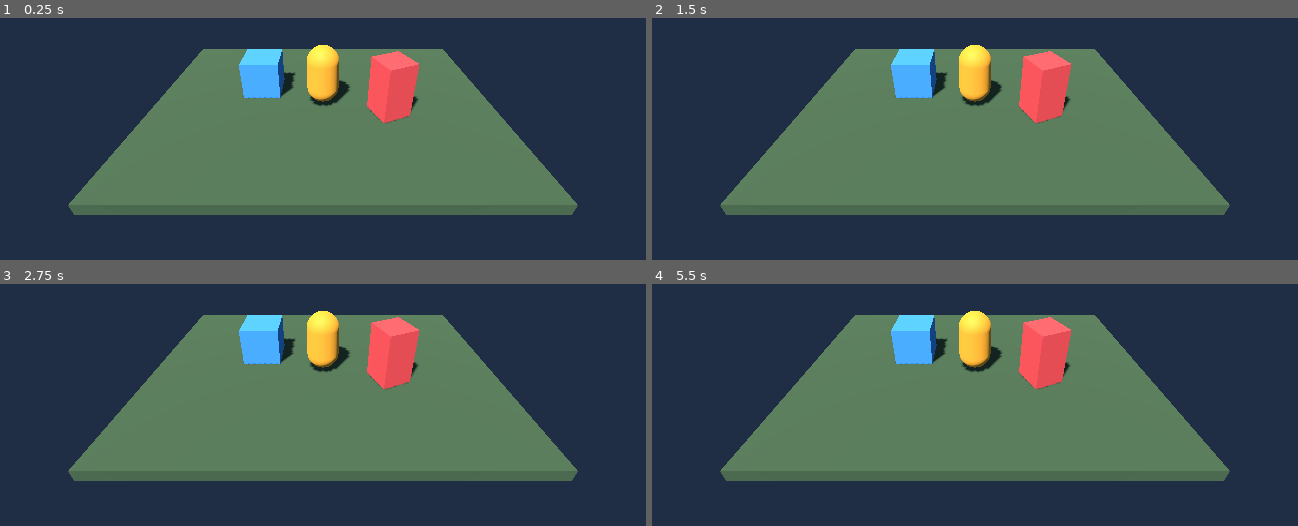
Above: before the commit, frames 1-4 (two rows, left to right).
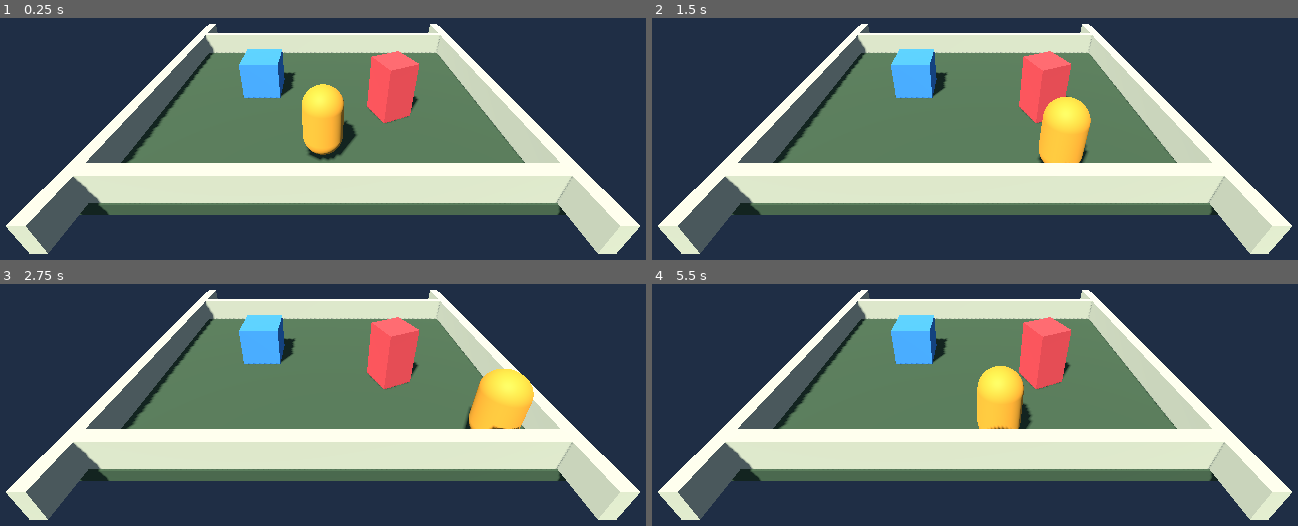
Above: after the commit, the same moments.

Repository: SHKK120/RPGpro
Game: Godot game, scene res://scenes/prototype/p1_movement.tscn
Two runs of this game, one before a commit and one after it. Both use one fixed random seed, a clock stepped at 60 frames per second and the inputs below. Before the commit the project starts from res://scenes/prototype/p0_bootstrap.tscn.
Inputs:
- Up to frame 1 (0.25 s): no input
- Up to frame 2 (1.5 s): tap Enter at 0.5 s; hold D (move_right, bound only after the commit) 0.53-1.28 s; hold S (move_back, bound only after the commit) from 1.28 s (still down)
- Up to frame 3 (2.75 s): tap Space at 2 s; release S (move_back, bound only after the commit) at 2.03 s; hold D (move_right, bound only after the commit) from 2.03 s (still down)
- Up to frame 4 (5.5 s): release D (move_right, bound only after the commit) at 2.78 s; hold W (move_forward, bound only after the commit) 2.78-3.53 s; hold A (move_left, bound only after the commit) 3.53-5.03 s; hold S (move_back, bound only after the commit) from 5.03 s (still down)

The runs differ from the first frame. In frame 1, 30% of the frame differs, in the area x 0-100%, y 2-98%; in frame 2, 30%; in frame 3, 29%; in frame 4, 30%.

Commit message:
feat: checkpoint P1-1 basic movement

Diff:
--- a/project.godot
+++ b/project.godot
@@ -11,7 +11,7 @@
 [application]
 
 config/name="RPGpro P0"
-run/main_scene="res://scenes/prototype/p0_bootstrap.tscn"
+run/main_scene="res://scenes/prototype/p1_movement.tscn"
 config/features=PackedStringArray("4.7", "GL Compatibility")
 
 [display]
@@ -19,6 +19,29 @@
 window/size/viewport_width=1280
 window/size/viewport_height=720
 
+[input]
+
+move_left={
+"deadzone": 0.5,
+"events": [Object(InputEventKey,"resource_local_to_scene":false,"resource_name":"","device":-1,"window_id":0,"alt_pressed":false,"shift_pressed":false,"ctrl_pressed":false,"meta_pressed":false,"pressed":false,"keycode":0,"physical_keycode":65,"key_label":0,"unicode":97,"location":0,"echo":false,"script":null)
+]
+}
+move_right={
+"deadzone": 0.5,
+"events": [Object(InputEventKey,"resource_local_to_scene":false,"resource_name":"","device":-1,"window_id":0,"alt_pressed":false,"shift_pressed":false,"ctrl_pressed":false,"meta_pressed":false,"pressed":false,"keycode":0,"physical_keycode":68,"key_label":0,"unicode":100,"location":0,"echo":false,"script":null)
+]
+}
+move_forward={
+"deadzone": 0.5,
+"events": [Object(InputEventKey,"resource_local_to_scene":false,"resource_name":"","device":-1,"window_id":0,"alt_pressed":false,"shift_pressed":false,"ctrl_pressed":false,"meta_pressed":false,"pressed":false,"keycode":0,"physical_keycode":87,"key_label":0,"unicode":119,"location":0,"echo":false,"script":null)
+]
+}
+move_back={
+"deadzone": 0.5,
+"events": [Object(InputEventKey,"resource_local_to_scene":false,"resource_name":"","device":-1,"window_id":0,"alt_pressed":false,"shift_pressed":false,"ctrl_pressed":false,"meta_pressed":false,"pressed":false,"keycode":0,"physical_keycode":83,"key_label":0,"unicode":115,"location":0,"echo":false,"script":null)
+]
+}
+
 [rendering]
 
 renderer/rendering_method="gl_compatibility"
--- /dev/null
+++ b/scenes/prototype/p1_movement.tscn
@@ -0,0 +1,161 @@
+[gd_scene load_steps=18 format=3]
+
+[ext_resource type="Script" path="res://scripts/prototype/p1_player.gd" id="1_player"]
+
+[sub_resource type="Environment" id="Environment_p1"]
+background_mode = 1
+background_color = Color(0.12, 0.18, 0.27, 1)
+ambient_light_source = 3
+ambient_light_color = Color(0.55, 0.62, 0.72, 1)
+ambient_light_energy = 0.55
+
+[sub_resource type="StandardMaterial3D" id="Material_floor"]
+albedo_color = Color(0.24, 0.34, 0.26, 1)
+roughness = 0.92
+
+[sub_resource type="StandardMaterial3D" id="Material_player"]
+albedo_color = Color(0.91, 0.64, 0.22, 1)
+roughness = 0.65
+
+[sub_resource type="StandardMaterial3D" id="Material_box_a"]
+albedo_color = Color(0.25, 0.57, 0.91, 1)
+roughness = 0.7
+
+[sub_resource type="StandardMaterial3D" id="Material_box_b"]
+albedo_color = Color(0.82, 0.29, 0.32, 1)
+roughness = 0.7
+
+[sub_resource type="StandardMaterial3D" id="Material_boundary"]
+albedo_color = Color(0.72, 0.75, 0.67, 1)
+roughness = 0.85
+
+[sub_resource type="BoxMesh" id="Mesh_floor"]
+material = SubResource("Material_floor")
+size = Vector3(16, 0.5, 12)
+
+[sub_resource type="CapsuleMesh" id="Mesh_player"]
+material = SubResource("Material_player")
+radius = 0.75
+height = 2.8
+
+[sub_resource type="BoxMesh" id="Mesh_box_a"]
+material = SubResource("Material_box_a")
+size = Vector3(1.8, 1.8, 1.8)
+
+[sub_resource type="BoxMesh" id="Mesh_box_b"]
+material = SubResource("Material_box_b")
+size = Vector3(1.4, 2.6, 1.4)
+
+[sub_resource type="BoxMesh" id="Mesh_boundary"]
+material = SubResource("Material_boundary")
+size = Vector3(15, 1.2, 0.5)
+
+[sub_resource type="BoxShape3D" id="Shape_floor"]
+size = Vector3(16, 0.5, 12)
+
+[sub_resource type="CapsuleShape3D" id="Shape_player"]
+radius = 0.75
+height = 2.8
+
+[sub_resource type="BoxShape3D" id="Shape_box_a"]
+size = Vector3(1.8, 1.8, 1.8)
+
+[sub_resource type="BoxShape3D" id="Shape_box_b"]
+size = Vector3(1.4, 2.6, 1.4)
+
+[sub_resource type="BoxShape3D" id="Shape_boundary"]
+size = Vector3(15, 1.2, 0.5)
+
+[node name="P1Movement" type="Node3D"]
+
+[node name="WorldEnvironment" type="WorldEnvironment" parent="."]
+environment = SubResource("Environment_p1")
+
+[node name="Sun" type="DirectionalLight3D" parent="."]
+rotation_degrees = Vector3(-58, -32, 0)
+light_color = Color(1, 0.94, 0.82, 1)
+light_energy = 1.25
+shadow_enabled = true
+
+[node name="Floor" type="StaticBody3D" parent="."]
+position = Vector3(0, -0.25, 0)
+
+[node name="Mesh" type="MeshInstance3D" parent="Floor"]
+mesh = SubResource("Mesh_floor")
+
+[node name="CollisionShape3D" type="CollisionShape3D" parent="Floor"]
+shape = SubResource("Shape_floor")
+
+[node name="BoxLeft" type="StaticBody3D" parent="."]
+position = Vector3(-3, 0.9, -1)
+
+[node name="Mesh" type="MeshInstance3D" parent="BoxLeft"]
+mesh = SubResource("Mesh_box_a")
+
+[node name="CollisionShape3D" type="CollisionShape3D" parent="BoxLeft"]
+shape = SubResource("Shape_box_a")
+
+[node name="BoxRight" type="StaticBody3D" parent="."]
+position = Vector3(3, 1.3, 1)
+rotation_degrees = Vector3(0, 24, 0)
+
+[node name="Mesh" type="MeshInstance3D" parent="BoxRight"]
+mesh = SubResource("Mesh_box_b")
+
+[node name="CollisionShape3D" type="CollisionShape3D" parent="BoxRight"]
+shape = SubResource("Shape_box_b")
+
+[node name="BoundaryNorth" type="StaticBody3D" parent="."]
+position = Vector3(0, 0.6, -5.65)
+
+[node name="Mesh" type="MeshInstance3D" parent="BoundaryNorth"]
+mesh = SubResource("Mesh_boundary")
+
+[node name="CollisionShape3D" type="CollisionShape3D" parent="BoundaryNorth"]
+shape = SubResource("Shape_boundary")
+
+[node name="BoundarySouth" type="StaticBody3D" parent="."]
+position = Vector3(0, 0.6, 5.65)
+
+[node name="Mesh" type="MeshInstance3D" parent="BoundarySouth"]
+mesh = SubResource("Mesh_boundary")
+
+[node name="CollisionShape3D" type="CollisionShape3D" parent="BoundarySouth"]
+shape = SubResource("Shape_boundary")
+
+[node name="BoundaryWest" type="StaticBody3D" parent="."]
+position = Vector3(-7.65, 0.6, 0)
+rotation_degrees = Vector3(0, 90, 0)
+
+[node name="Mesh" type="MeshInstance3D" parent="BoundaryWest"]
+mesh = SubResource("Mesh_boundary")
+
+[node name="CollisionShape3D" type="CollisionShape3D" parent="BoundaryWest"]
+shape = SubResource("Shape_boundary")
+
+[node name="BoundaryEast" type="StaticBody3D" parent="."]
+position = Vector3(7.65, 0.6, 0)
+rotation_degrees = Vector3(0, 90, 0)
+
+[node name="Mesh" type="MeshInstance3D" parent="BoundaryEast"]
+mesh = SubResource("Mesh_boundary")
+
+[node name="CollisionShape3D" type="CollisionShape3D" parent="BoundaryEast"]
+shape = SubResource("Shape_boundary")
+
+[node name="Player" type="CharacterBody3D" parent="."]
+position = Vector3(0, 1.4, 3.5)
+script = ExtResource("1_player")
+move_speed = 4.0
+camera_path = NodePath("../Camera")
+
+[node name="Mesh" type="MeshInstance3D" parent="Player"]
+mesh = SubResource("Mesh_player")
+
+[node name="CollisionShape3D" type="CollisionShape3D" parent="Player"]
+shape = SubResource("Shape_player")
+
+[node name="Camera" type="Camera3D" parent="."]
+position = Vector3(0, 8, 12)
+rotation_degrees = Vector3(-30, 0, 0)
+current = true
--- /dev/null
+++ b/scripts/prototype/p1_player.gd
@@ -0,0 +1,41 @@
+extends CharacterBody3D
+
+@export var move_speed: float = 4.0
+@export_node_path("Camera3D") var camera_path: NodePath
+
+var _movement_camera: Camera3D
+
+
+func _ready() -> void:
+	_movement_camera = get_node_or_null(camera_path) as Camera3D
+	if _movement_camera == null:
+		push_error("P1 player requires a Camera3D assigned to camera_path; horizontal movement is disabled.")
+
+
+func _physics_process(delta: float) -> void:
+	var input_vector := Input.get_vector("move_left", "move_right", "move_forward", "move_back")
+	var move_direction := Vector3.ZERO
+
+	if _movement_camera != null:
+		var camera_right := _movement_camera.global_transform.basis.x
+		camera_right.y = 0.0
+		camera_right = camera_right.normalized()
+
+		var camera_forward := -_movement_camera.global_transform.basis.z
+		camera_forward.y = 0.0
+		camera_forward = camera_forward.normalized()
+
+		move_direction = camera_right * input_vector.x + camera_forward * -input_vector.y
+		if move_direction.length_squared() > 1.0:
+			move_direction = move_direction.normalized()
+
+	velocity.x = move_direction.x * move_speed
+	velocity.z = move_direction.z * move_speed
+
+	if is_on_floor():
+		if velocity.y < 0.0:
+			velocity.y = 0.0
+	else:
+		velocity += get_gravity() * delta
+
+	move_and_slide()
Not shown, added: scripts/prototype/p1_player.gd.uid
Not shown, changed: docs/00_시작.md
Not shown, changed: docs/01_환경복구.md
Not shown, changed: docs/40_구현순서.md
Not shown, changed: docs/41_P0_실행기반.md
Not shown, added: docs/42_P1_1_최소이동.md
Not shown, changed: docs/50_닫을것.md
Not shown, changed: docs/지시장부.md
